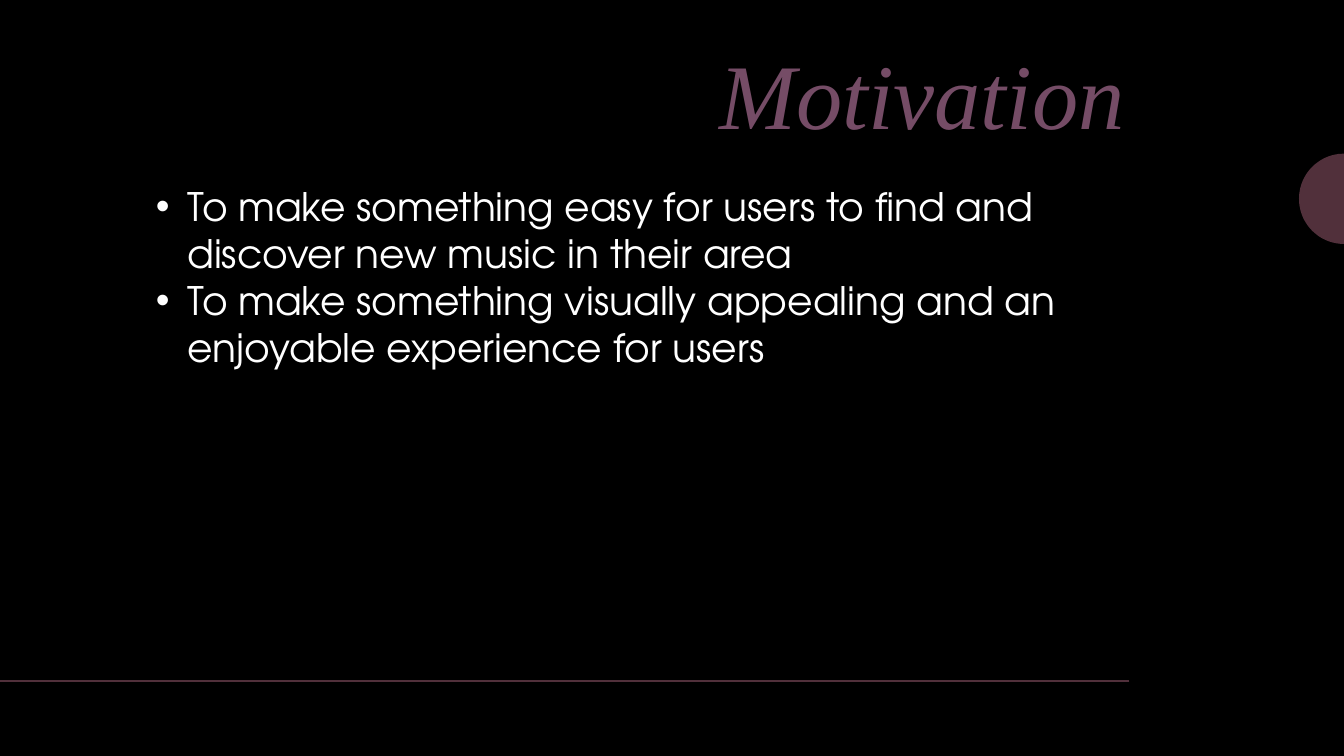
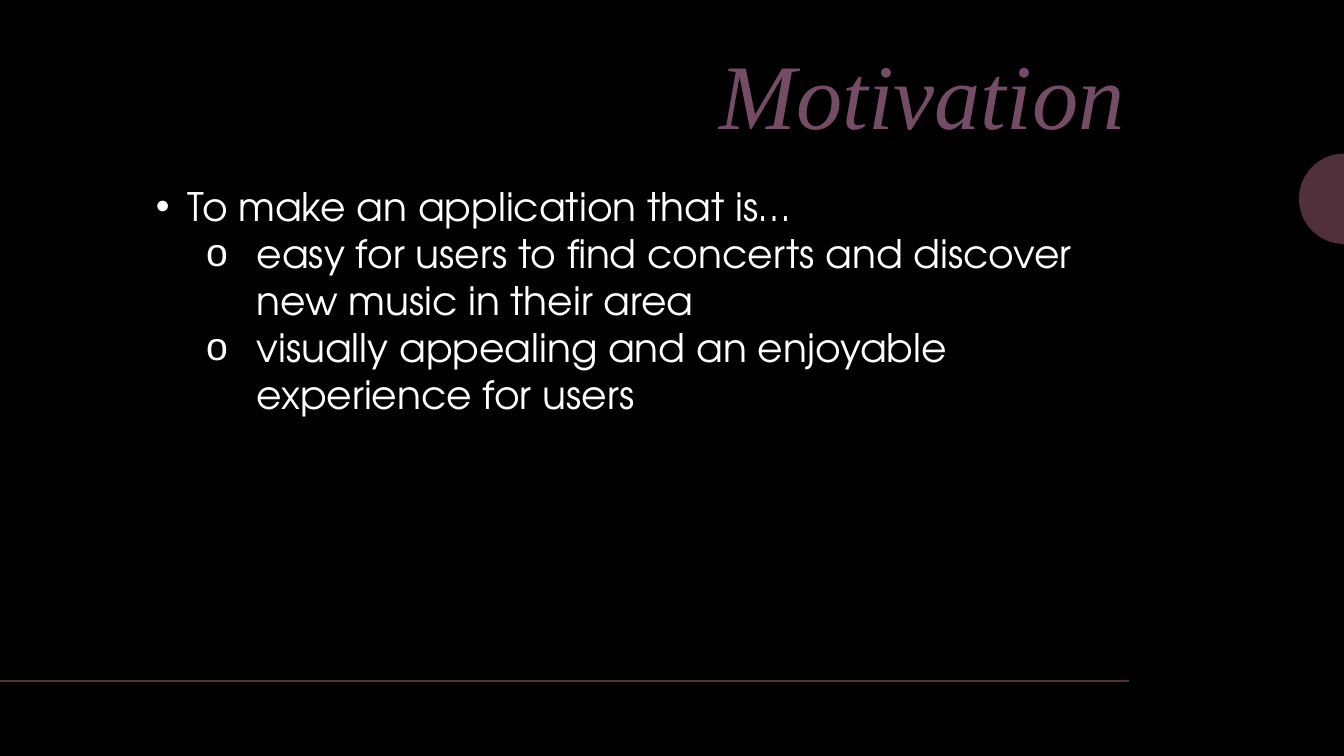
Before and after one commit to bburwell91/Project-1, a slide deck: slide 3 of Project-1.pptx (slide 4 before the commit). Drawn at 1344x756 pixels with LibreOffice and Linux fonts; fonts in the diff are those of the drawing. Boxes give left, top, right and bottom in pixels: in the first picture for what was removed or moved away, otherwise in the second. Text is boxed around its words. In the diff, an @@ line names an element or a change of style, - is before the commit and + after.

```diff
--- a/Project-1.pptx
+++ b/Project-1.pptx
@@ text at [187,192,1072,417]: text changed @@
-• To make something easy for users to find and discover new music in their area
-• To make something visually appealing and an enjoyable experience for users
+• To make an application that is…
+  o easy for users to find concerts and discover new music in their area
+  o visually appealing and an enjoyable experience for users
```
Also in this commit, not shown: 3 other slides changed, 1 slide added, 2 other files.
